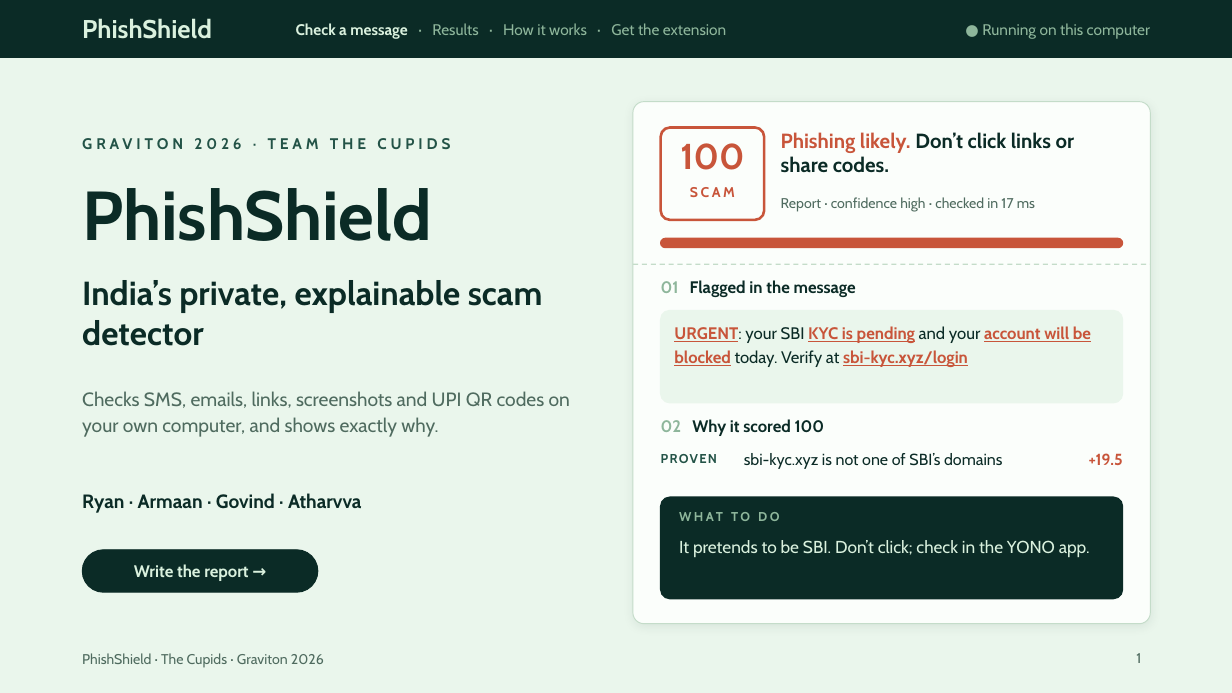
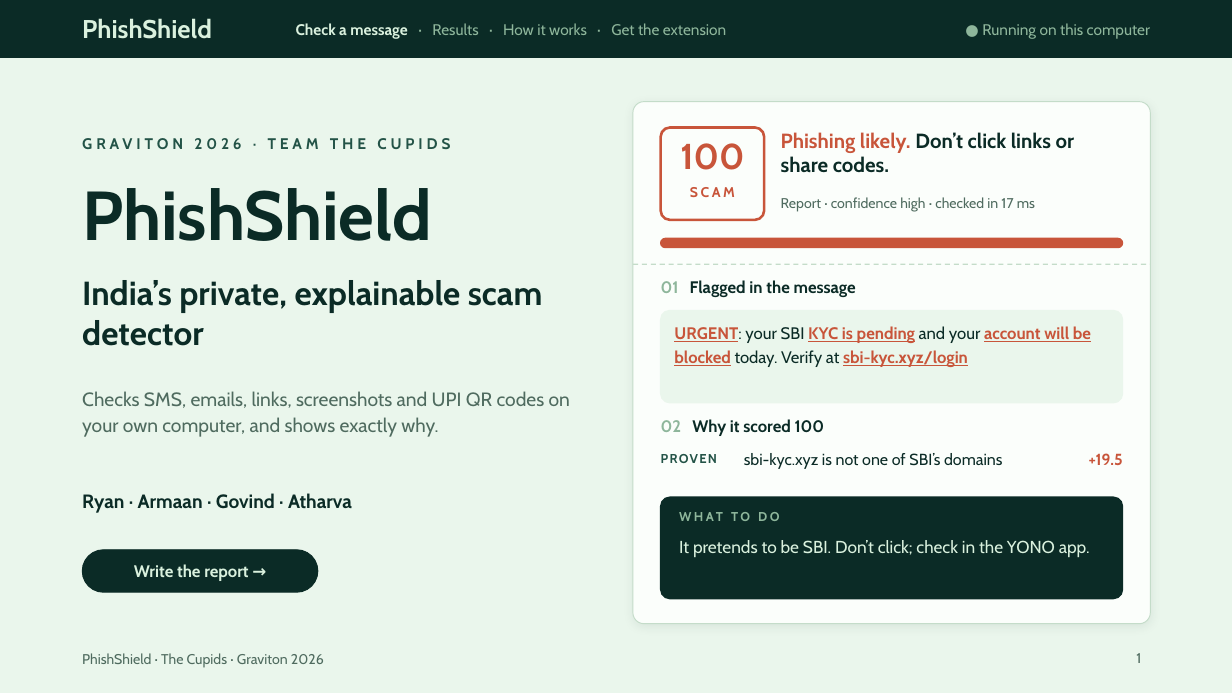
Before and after one commit to armaankhan2905/PhishShield, a slide deck: slide 1 of PhishShield-pitch.pptx. Drawn at 1232x693 pixels with LibreOffice and Linux fonts; fonts in the diff are those of the drawing. Boxes give left, top, right and bottom in pixels: in the first picture for what was removed or moved away, otherwise in the second. Text is boxed around its words. In the diff, an @@ line names an element or a change of style, - is before the commit and + after.

```diff
--- a/PhishShield-pitch.pptx
+++ b/PhishShield-pitch.pptx
@@ text at [82, 493, 352, 513]: text changed @@
-Ryan · Armaan · Govind · Atharvva
+Ryan · Armaan · Govind · Atharva
```
Also in this commit, not shown: 1 other slide changed.
